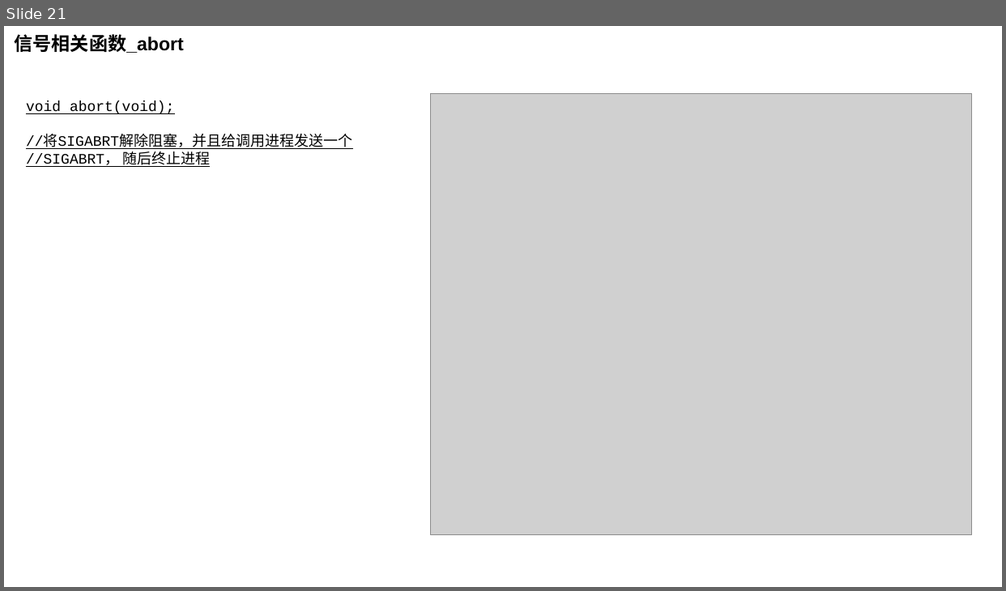
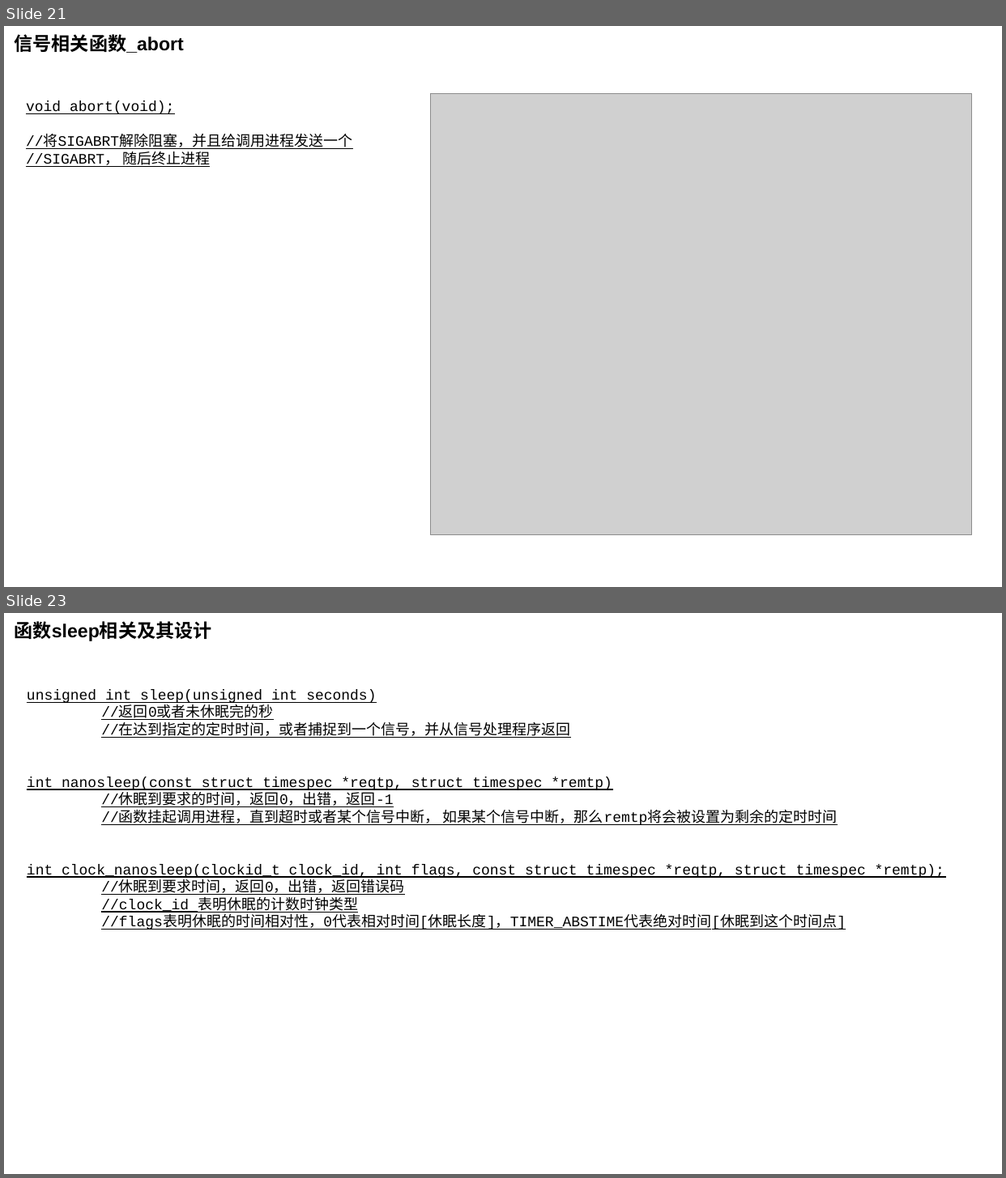
Before and after one commit to zhaosonggo/APUE, a slide deck: 信号.pptx. Shown one above the other, each under a label of ours: slide 21 before the commit, slides 21 and 23 after it; the slides between them are not shown. The pictures are 1006x591 and 1006x1178 pixels, drawn with LibreOffice and Linux fonts; fonts in the diff are those of the drawing; grey boxes stand for pictures. Boxes give left, top, right and bottom in pixels: in the first picture for what was removed or moved away, otherwise in the second. Text is boxed around its words. In the diff, an @@ line names an element or a change of style, - is before the commit and + after.

```diff
--- a/信号.pptx
+++ b/信号.pptx
@@ slide 23 added at (4, 613, 1002, 1174), background #FFFFFF @@
@@ text added at (15, 621, 212, 641), 18 pt, text #000000, bold @@
+函数sleep相关及其设计
@@ text added at (27, 689, 944, 930), 14 pt, text #000000, underline @@
+unsigned int sleep(unsigned int seconds)
+//返回0或者未休眠完的秒
+//在达到指定的定时时间，或者捕捉到一个信号，并从信号处理程序返回
+int nanosleep(const struct timespec *reqtp, struct timespec *remtp)
+//休眠到要求的时间，返回0，出错，返回-1
+//函数挂起调用进程，直到超时或者某个信号中断， 如果某个信号中断，那么remtp将会被设置为剩余的定时时间
+int clock_nanosleep(clockid_t clock_id, int flags, const struct timespec *reqtp, struct timespec *remtp);
+//休眠到要求时间，返回0，出错，返回错误码
+//clock_id 表明休眠的计数时钟类型
+//flags表明休眠的时间相对性，0代表相对时间[休眠长度]，TIMER_ABSTIME代表绝对时间[休眠到这个时间点]
```
Also in this commit, not shown: 4 other slides added, 1 slide removed, 8 other files.
